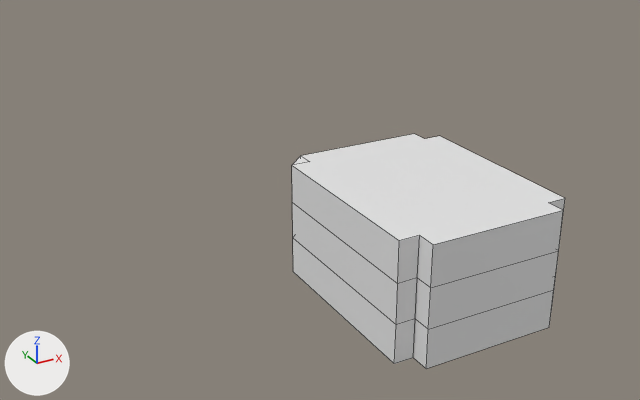
Before and after pictures for a commit that changed the OBJ model cvpr2025/data/scene.obj.
Before and after are seen from a camera (50 mm lens) standing at (-10.2, -17.1, 14.2) and looking at (4.7, 9.9, 0.7). Arrows for +X, +Y and +Z are at lower left; the lights stay in place. Mesh edges are drawn as thin lines. Where no turn or scale is listed for an object, it has been applied to the vertices.

In view in the first picture: 'building_034'.
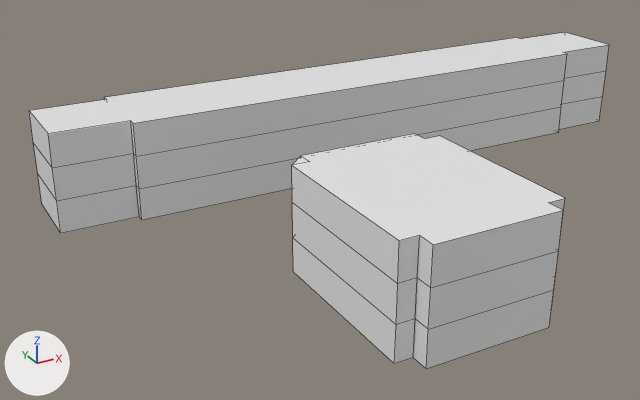
What differs and where, as boxes (x1, y1, x2, y2) in the pictures (640 x 400 px):
```json
{"object": "building_034.001", "change": "added", "after": [29, 32, 609, 233]}
```

Edits to the scene script, one JSON object a line:
```json
{"op": "add", "block": "me_building_034_001", "code": ["me_building_034_001 = bpy.data.meshes.new('building_034.001')", "me_building_034_001.from_pydata(...)  # 48 vertices, 37 faces; spans x -4.3..22.4, y 12.9..16.5, z 0.0..3.9", "me_building_034_001.materials.append(mat_material)  # white #e7e7e7"]}
{"op": "add", "block": "ob_building_034_001", "code": ["ob_building_034_001 = bpy.data.objects.new('building_034.001', me_building_034_001)", "ob_building_034_001.location = (0.0, 0.0, 0.0)"]}
```
